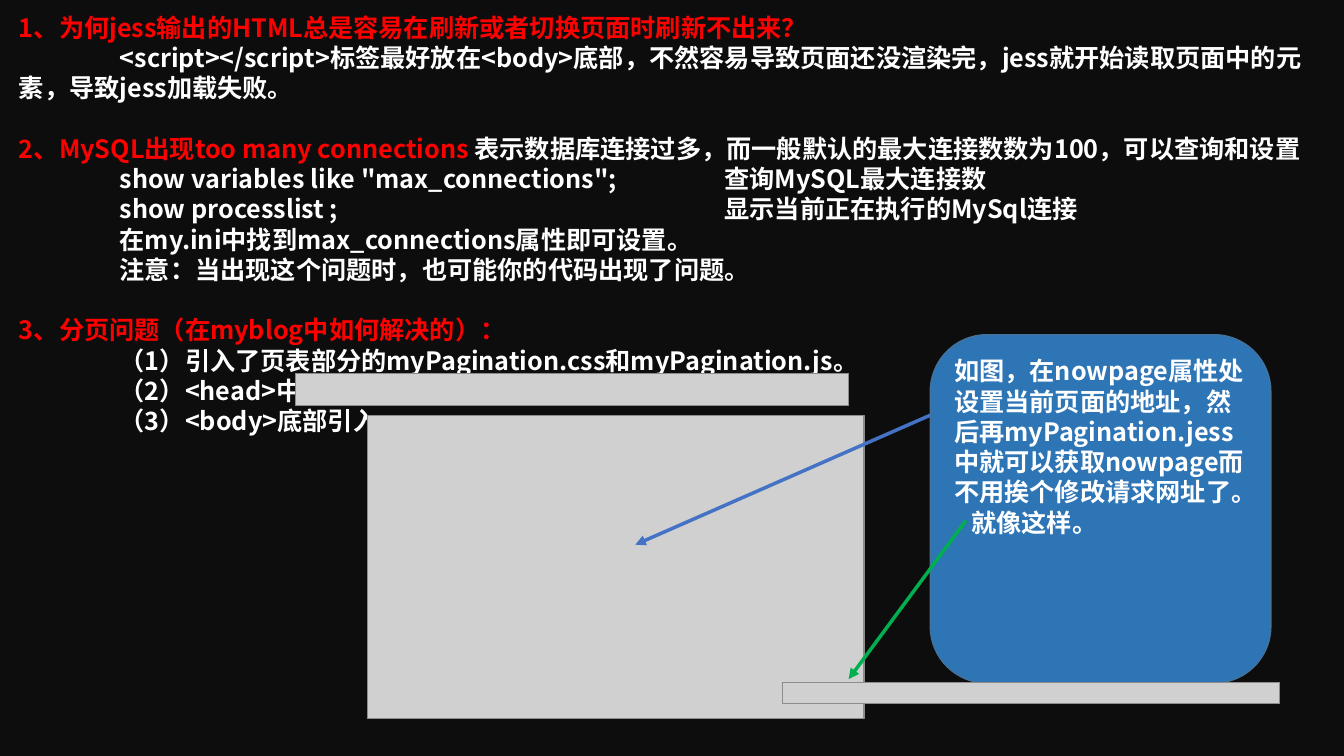
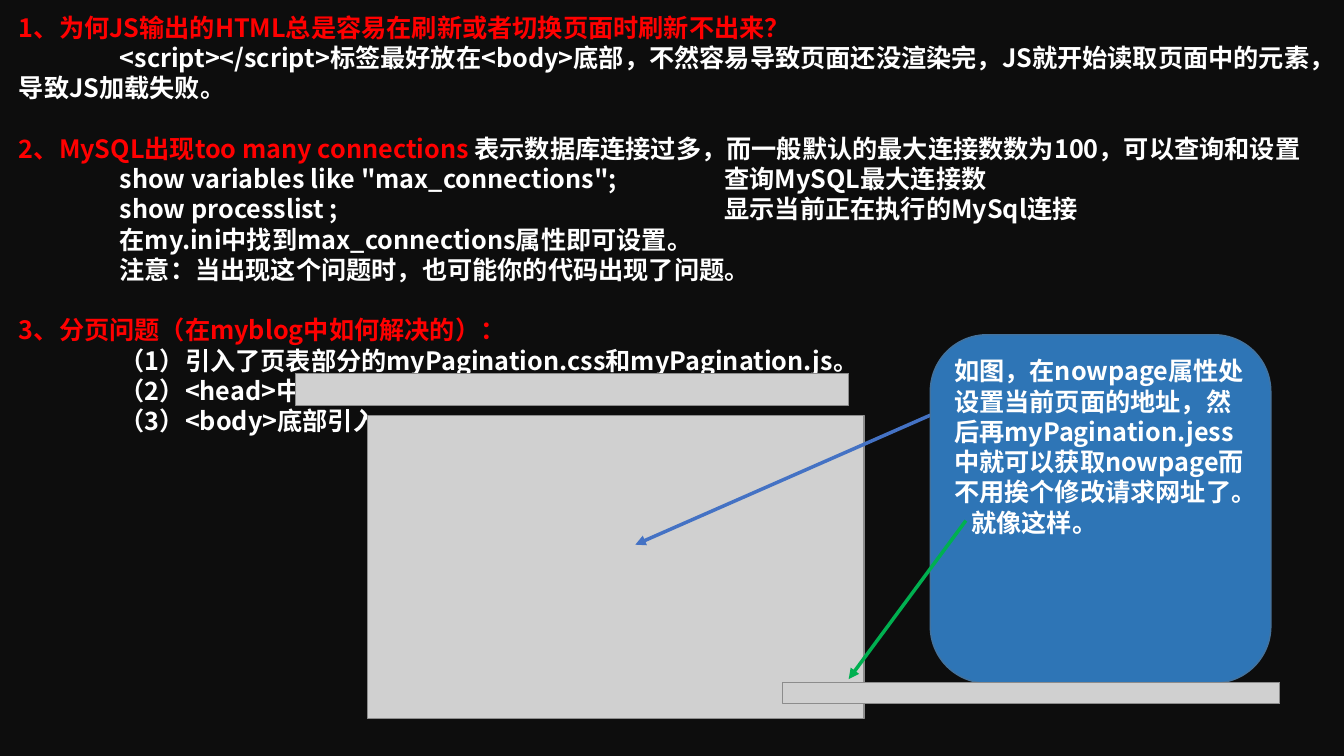
Before and after one commit to MrZhangD/Study, a slide deck: slide 1 of 个人博客项目/myblog.pptx. Drawn at 1344x756 pixels with LibreOffice and Linux fonts; fonts in the diff are those of the drawing; grey boxes stand for pictures. Boxes give left, top, right and bottom in pixels: in the first picture for what was removed or moved away, otherwise in the second. Text is boxed around its words. In the diff, an @@ line names an element or a change of style, - is before the commit and + after.

```diff
--- a/个人博客项目/myblog.pptx
+++ b/个人博客项目/myblog.pptx
@@ text at box(19, 15, 1335, 100): text changed @@
-1、为何jess输出的HTML总是容易在刷新或者切换页面时刷新不出来？
-<script></script>标签最好放在<body>底部，不然容易导致页面还没渲染完，jess就开始读取页面中的元素，导致jess加载失败。
+1、为何JS输出的HTML总是容易在刷新或者切换页面时刷新不出来？
+<script></script>标签最好放在<body>底部，不然容易导致页面还没渲染完，JS就开始读取页面中的元素，导致JS加载失败。
```
Also in this commit, not shown: 1 other slide changed.
